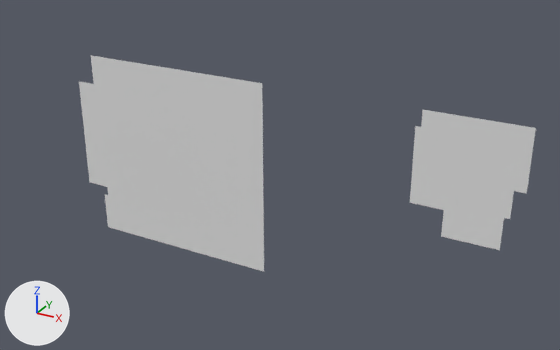
Before and after pictures for a commit that changed the OBJ model Assets/Tiled2Unity/Meshes/mapa.obj.
Camera for both pictures: a camera (50 mm lens) standing at (6.2, -37.2, 13.1) and looking at (-15.0, 1.5, -6.3). Arrows for +X, +Y and +Z are at lower left; the lights stay in place. Where no turn or scale is listed for an object, it has been applied to the vertices.

In view in the first picture: 'mapa'.
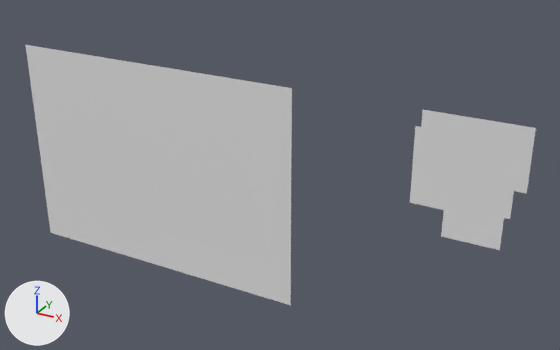
Location of each change, [x1, y1, x2, y2] in pixels of the pictures (560 x 350 px):
'mapa', reshaped (12% wider, 20% taller): before [79, 55, 536, 272]; after [26, 45, 536, 305]
part 1 of me_mapa, added: after [26, 45, 292, 305]

Diff of the bpy script that builds the scene:
```diff
--- a/Assets/Tiled2Unity/Meshes/mapa.obj.py
+++ b/Assets/Tiled2Unity/Meshes/mapa.obj.py
@@ me_mapa @@
 # used by ob_mapa; location = (0.0, 0.0, 0.0)
-me_mapa.from_pydata(...)  # 2134 vertices, 2007 faces; spans x -29.4..0.0, y 0.0, z -12.5..0.0
+me_mapa.from_pydata(...)  # 3389 vertices, 3237 faces; spans x -33.9..0.0, y 0.0, z -14.4..0.0
+# me_mapa part 1: 1255 vertices added at x -33.9..-13.4, y 0.0, z -14.4..0.0
```
